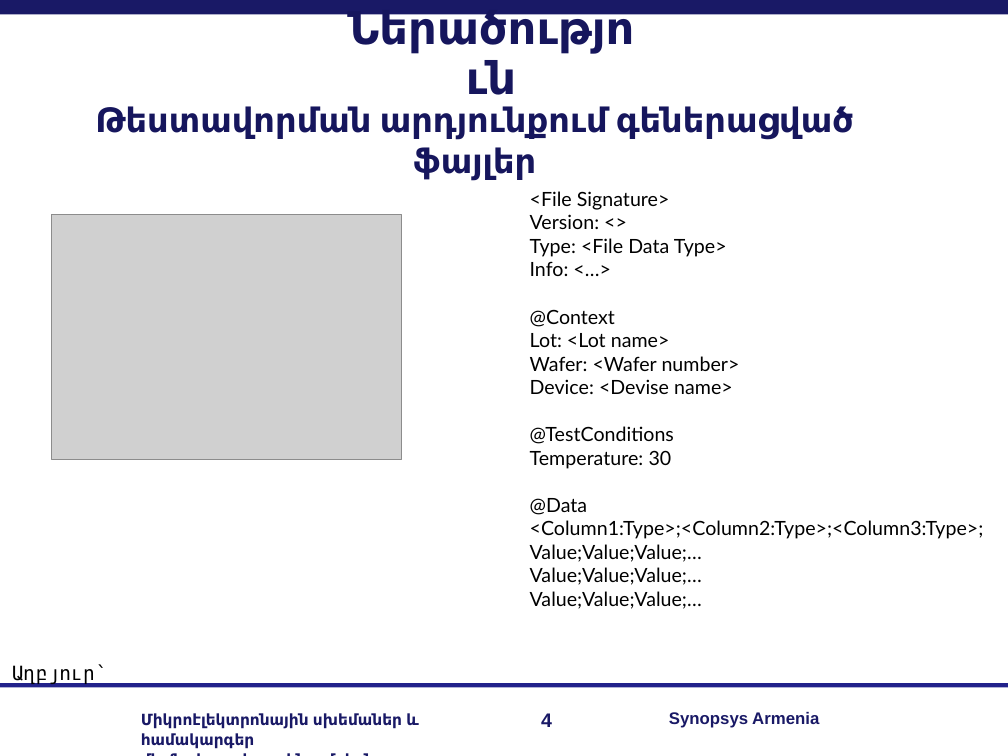
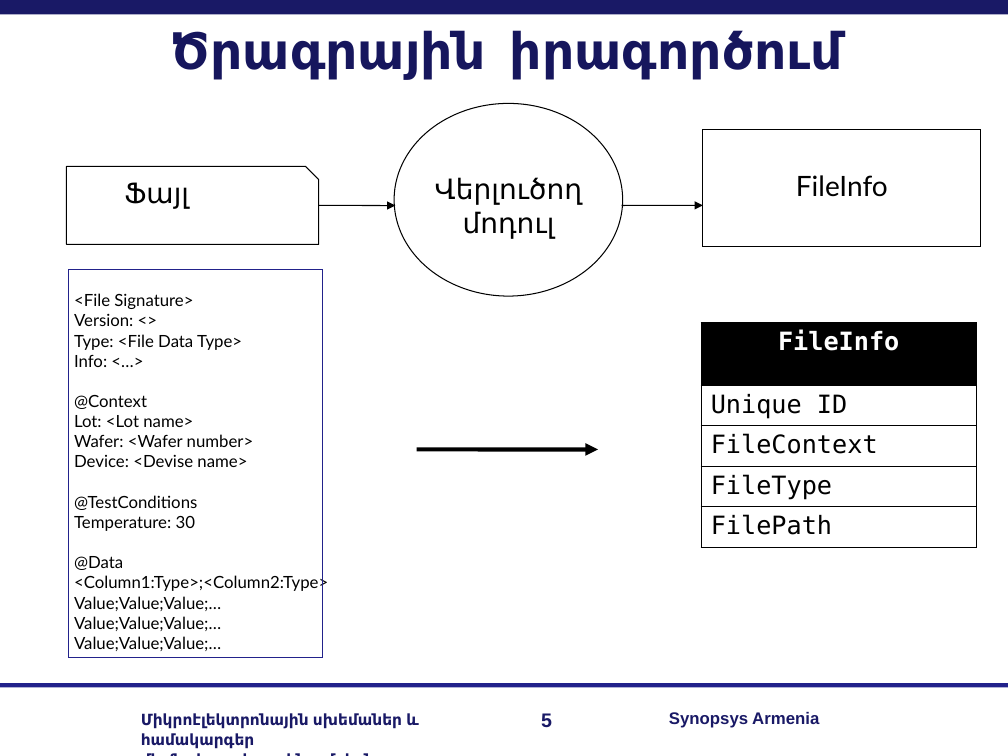
Before and after one commit to RazKarapetyan/Diploma_Final_Files, a slide deck: slide 5 of My Diploma/slides.ppt (slide 4 before the commit). Drawn at 1008x756 pixels with LibreOffice and Linux fonts; fonts in the diff are those of the drawing; grey boxes stand for pictures; background and template pictures are left out. Boxes give left, top, right and bottom in pixels: in the first picture for what was removed or moved away, otherwise in the second. Text is boxed around its words. In the diff, an @@ line names an element or a change of style, - is before the commit and + after.

```diff
--- a/My Diploma/slides.ppt
+++ b/My Diploma/slides.ppt
@@ title removed at bbox=[332, 14, 650, 94] @@
-Ներածություն
@@ title added at bbox=[171, 30, 843, 80], 36 pt, text #16165D, bold @@
+Ծրագրային իրագործում
@@ text removed at bbox=[95, 106, 854, 180] @@
-Թեստավորման արդյունքում գեներացված ֆայլեր
@@ ellipse added at bbox=[394, 104, 623, 296], outline #000000 0.74 pt @@
@@ rectangle added at bbox=[703, 130, 980, 247], outline #000000 0.74 pt @@
@@ freeform shape added at bbox=[67, 166, 319, 244], outline #000000 0.74 pt @@
@@ text added at bbox=[435, 177, 582, 239], 20 pt, text #000000 @@
+Վերլուծող մոդուլ
@@ text added at bbox=[796, 175, 888, 197], 20 pt, text #000000 @@
+FileInfo
@@ text added at bbox=[124, 182, 189, 209], 20 pt, text #000000 @@
+Ֆայլ
@@ arrow added from (319, 206) to (395, 206), #000000 0.74 pt @@
@@ arrow added from (622, 206) to (703, 206), #000000 0.74 pt @@
@@ picture removed at bbox=[51, 215, 401, 460] @@
@@ rectangle added at bbox=[69, 269, 324, 657], outline #22228B 0.74 pt @@
@@ text "<File Signature>": place and size @@
-text "<File Signature>" at bbox=[530, 191, 984, 609]
+text "<File Signature>" at bbox=[74, 293, 328, 651]
@@ text at bbox=[74, 293, 254, 651]: size 14 to 12 pt in "<File Signature>", "Version: <>", "Type: <File Data Type>", "Info: <…>" and 10 more places @@
@@ table added at bbox=[701, 323, 976, 547], 5 rows, 1 columns @@
+FileInfo
+Unique ID
+FileContext
+FileType
+FilePath
@@ arrow added from (416, 450) to (598, 450), #000000 3 pt @@
@@ text at bbox=[74, 574, 328, 592]: text changed; size 14 to 12 pt @@
-<Column1:Type>;<Column2:Type>;<Column3:Type>;
+<Column1:Type>;<Column2:Type>
@@ text removed at bbox=[12, 664, 106, 685] @@
-Աղբյուր՝
@@ page number at bbox=[541, 713, 552, 728]: text changed @@
-4
+5
```
Also in this commit, not shown: 4 other slides changed, 2 slides added, 1 slide removed.
